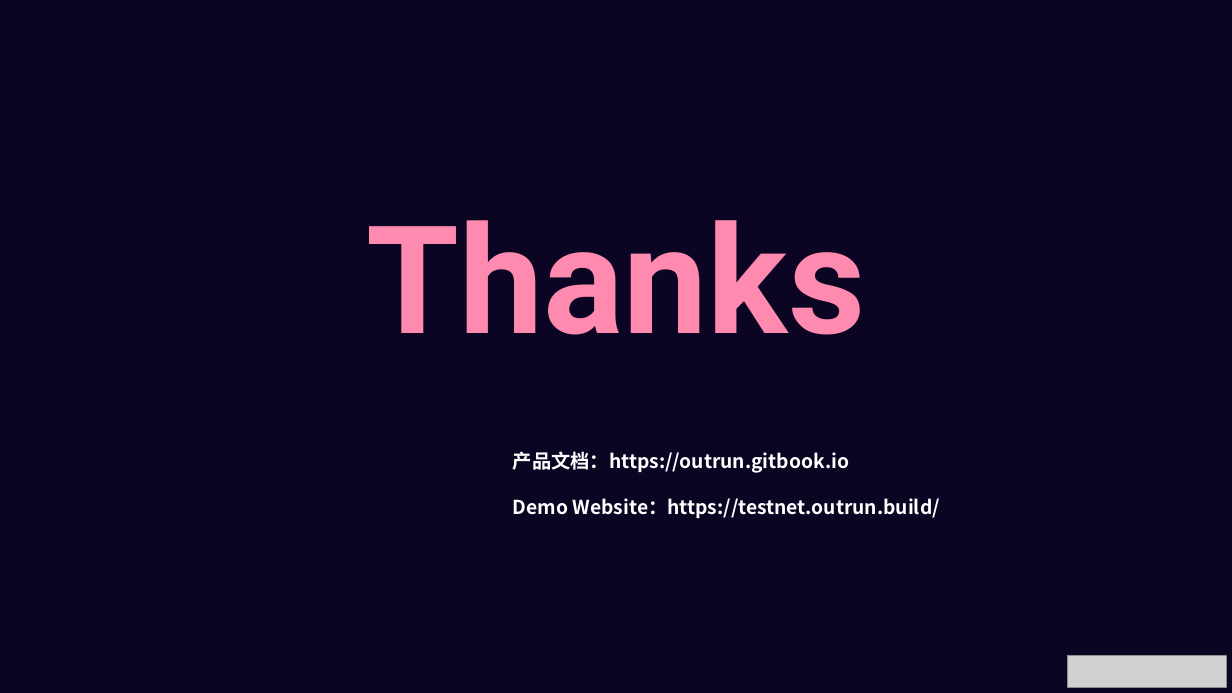
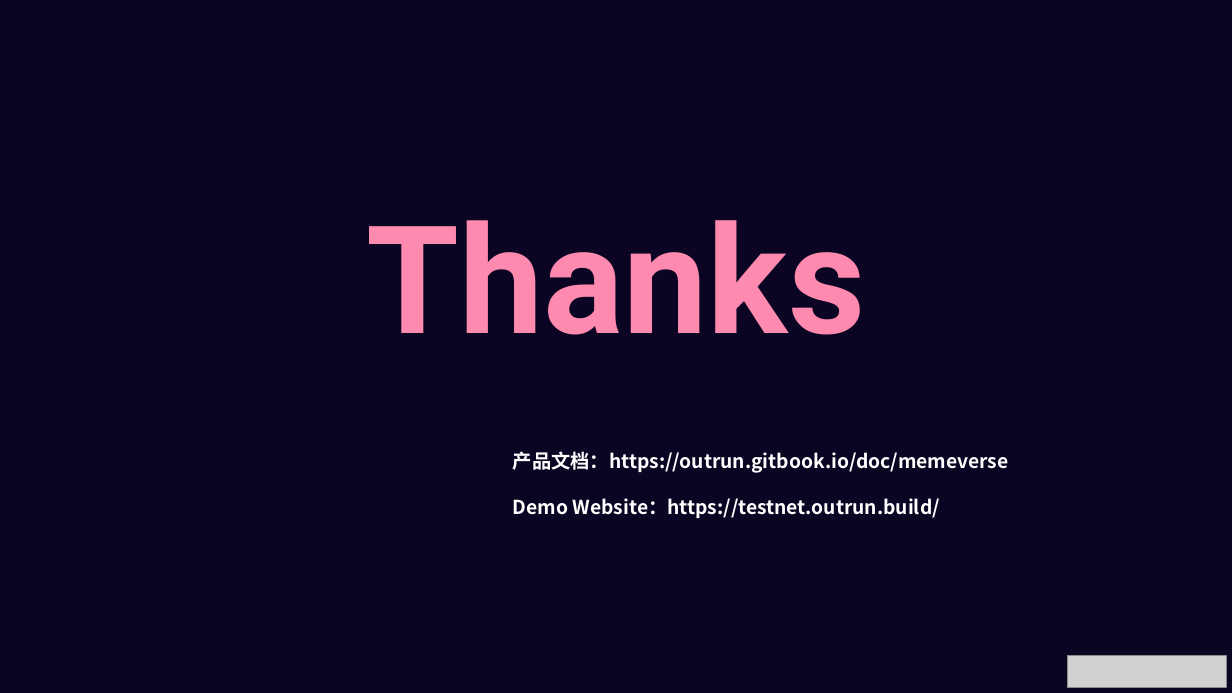
Before and after one commit to KeyMap-CC/ETH-Huangshan, a slide deck: slide 11 of 11-Outrun/Consensus-Launch.pptx. Drawn at 1232x693 pixels with LibreOffice and Linux fonts; fonts in the diff are those of the drawing; grey boxes stand for pictures; background and template pictures are left out. Boxes give left, top, right and bottom in pixels: in the first picture for what was removed or moved away, otherwise in the second. Text is boxed around its words. In the diff, an @@ line names an element or a change of style, - is before the commit and + after.

```diff
--- a/11-Outrun/Consensus-Launch.pptx
+++ b/11-Outrun/Consensus-Launch.pptx
@@ text at (513, 451, 1009, 473): text changed @@
-产品文档：https://outrun.gitbook.io
+产品文档：https://outrun.gitbook.io/doc/memeverse
```
Also in this commit, not shown: 1 other slide changed, 1 other file.
